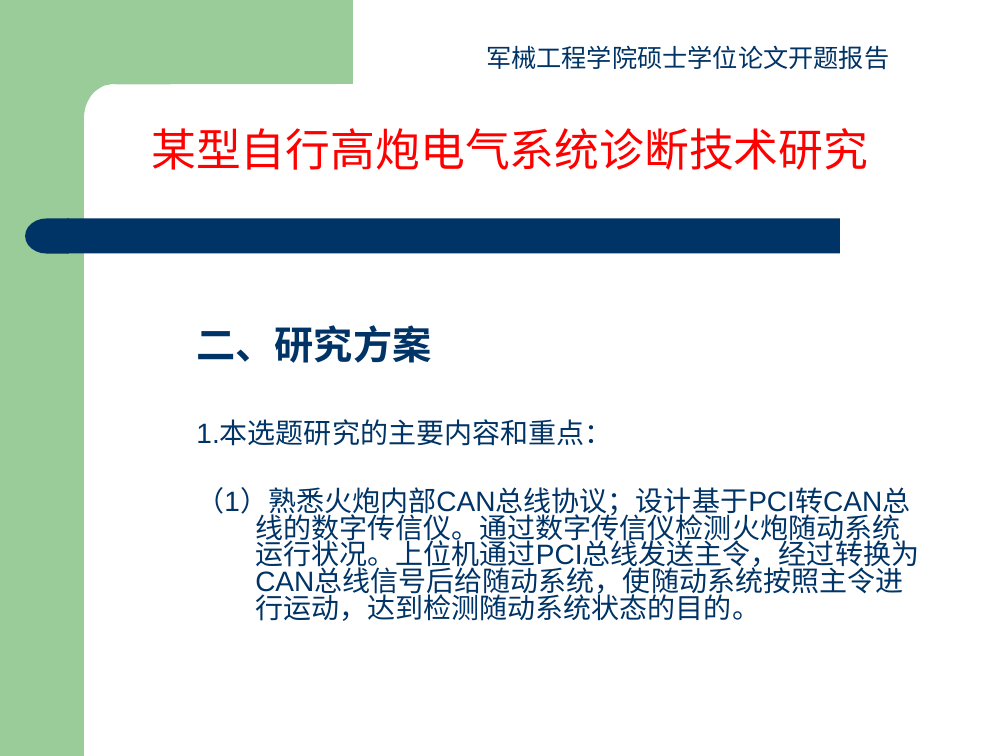
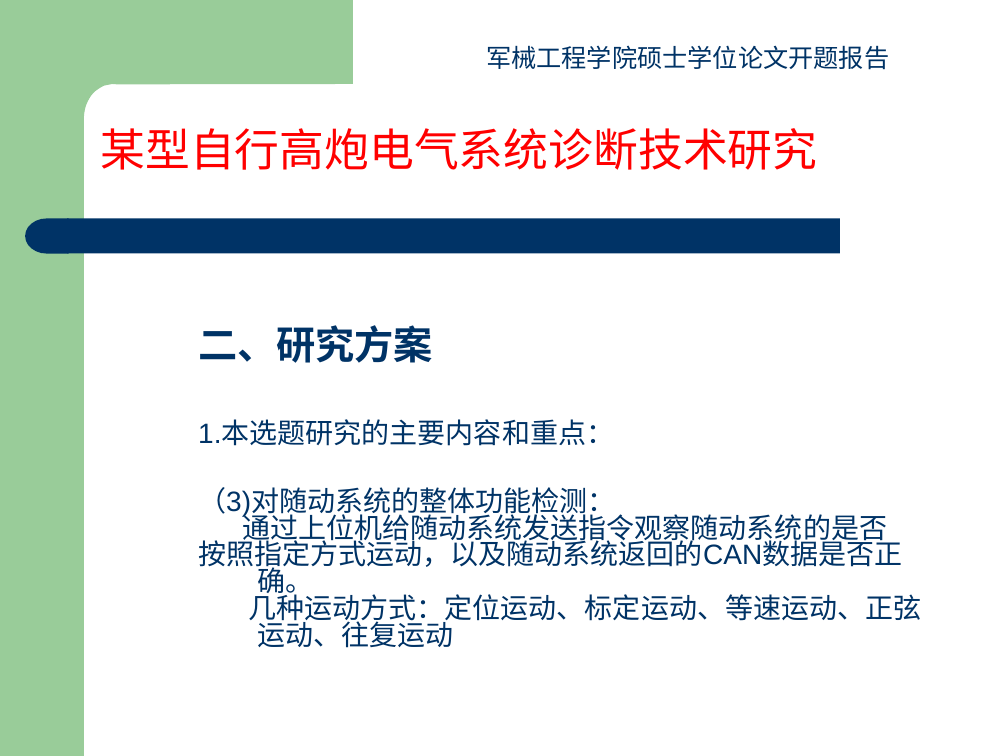
Before and after one commit to yangfan16860/Paper, a slide deck: slide 8 of 开题报告杨帆.ppt (slide 5 before the commit). Drawn at 1008x756 pixels with LibreOffice and Linux fonts; fonts in the diff are those of the drawing. Boxes give left, top, right and bottom in pixels: in the first picture for what was removed or moved away, otherwise in the second. Text is boxed around its words. In the diff, an @@ line names an element or a change of style, - is before the commit and + after.

```diff
--- a/开题报告杨帆.ppt
+++ b/开题报告杨帆.ppt
@@ text "某型自行高炮电气系统诊断技术研究" moved from (x1=151, y1=128, x2=868, y2=170) to (x1=100, y1=128, x2=817, y2=170) @@
@@ text at (x1=198, y1=487, x2=921, y2=648): text changed @@
-（1）熟悉火炮内部CAN总线协议；设计基于PCI转CAN总线的数字传信仪。通过数字传信仪检测火炮随动系统运行状况。上位机通过PCI总线发送主令，经过转换为CAN总线信号后给随动系统，使随动系统按照主令进行运动，达到检测随动系统状态的目的。
+（3)对随动系统的整体功能检测：
+通过上位机给随动系统发送指令观察随动系统的是否
+按照指定方式运动，以及随动系统返回的CAN数据是否正确。
+几种运动方式：定位运动、标定运动、等速运动、正弦运动、往复运动
```
Also in this commit, not shown: 9 other slides changed, 5 slides added, 2 slides removed, 4 other files.
